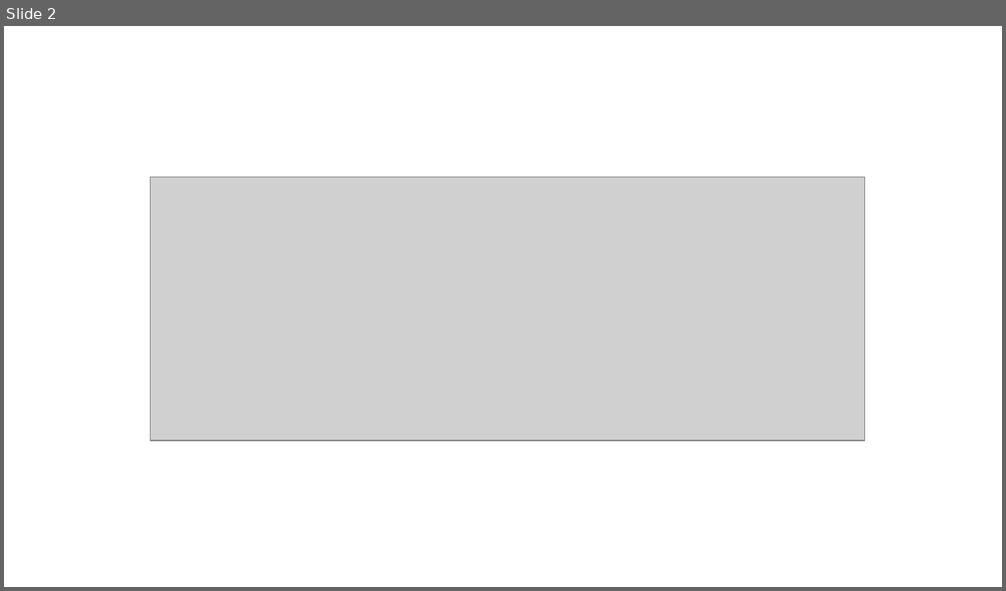
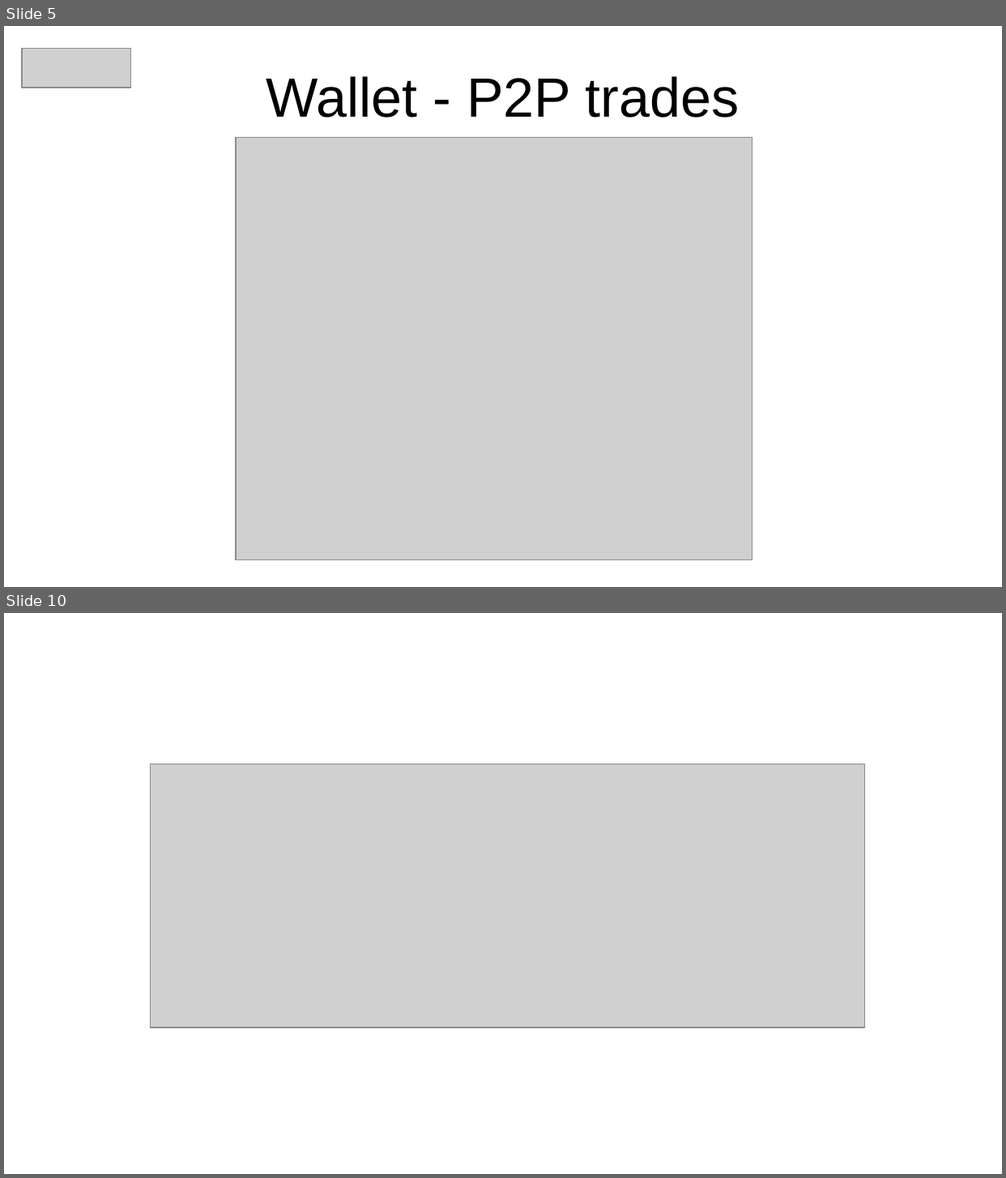
Before and after one commit to root1m3/morello, a slide deck: doc/comparmentalization.odp. Shown one above the other, each under a label of ours: slide 2 before the commit, slides 5 and 10 after it; the slides between them are not shown. The pictures are 1006x591 and 1006x1178 pixels, drawn with LibreOffice and Linux fonts; fonts in the diff are those of the drawing; grey boxes stand for pictures. Boxes give left, top, right and bottom in pixels: in the first picture for what was removed or moved away, otherwise in the second. Text is boxed around its words. In the diff, an @@ line names an element or a change of style, - is before the commit and + after.

```diff
--- a/doc/comparmentalization.odp
+++ b/doc/comparmentalization.odp
@@ slide 5 added at <box>4,26,1002,587</box>, background #FFFFFF @@
@@ picture added at <box>22,49,132,88</box> @@
@@ title added at <box>266,76,739,118</box>, 44 pt, text #000000 @@
+Wallet - P2P trades
@@ picture added at <box>236,138,753,561</box> @@
@@ what was slide 2 is now slide 10 @@
```
Also in this commit, not shown: 1 slide changed, 11 other slides added.
